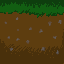
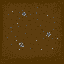
Revision of a layered (64, 64) image; what changed, layer by layer:
painted on "Background" over [0, 0, 64, 64]
